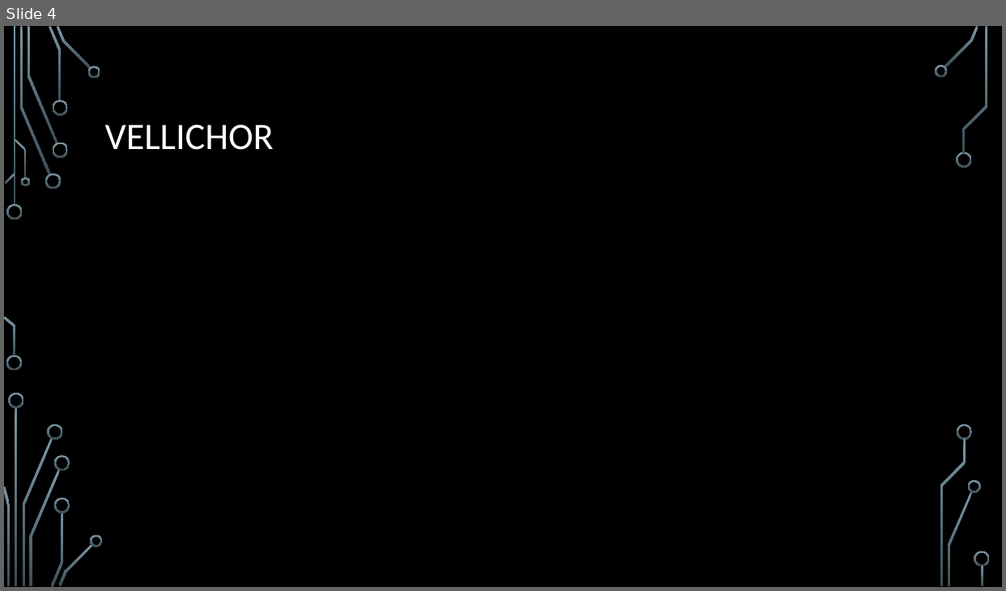
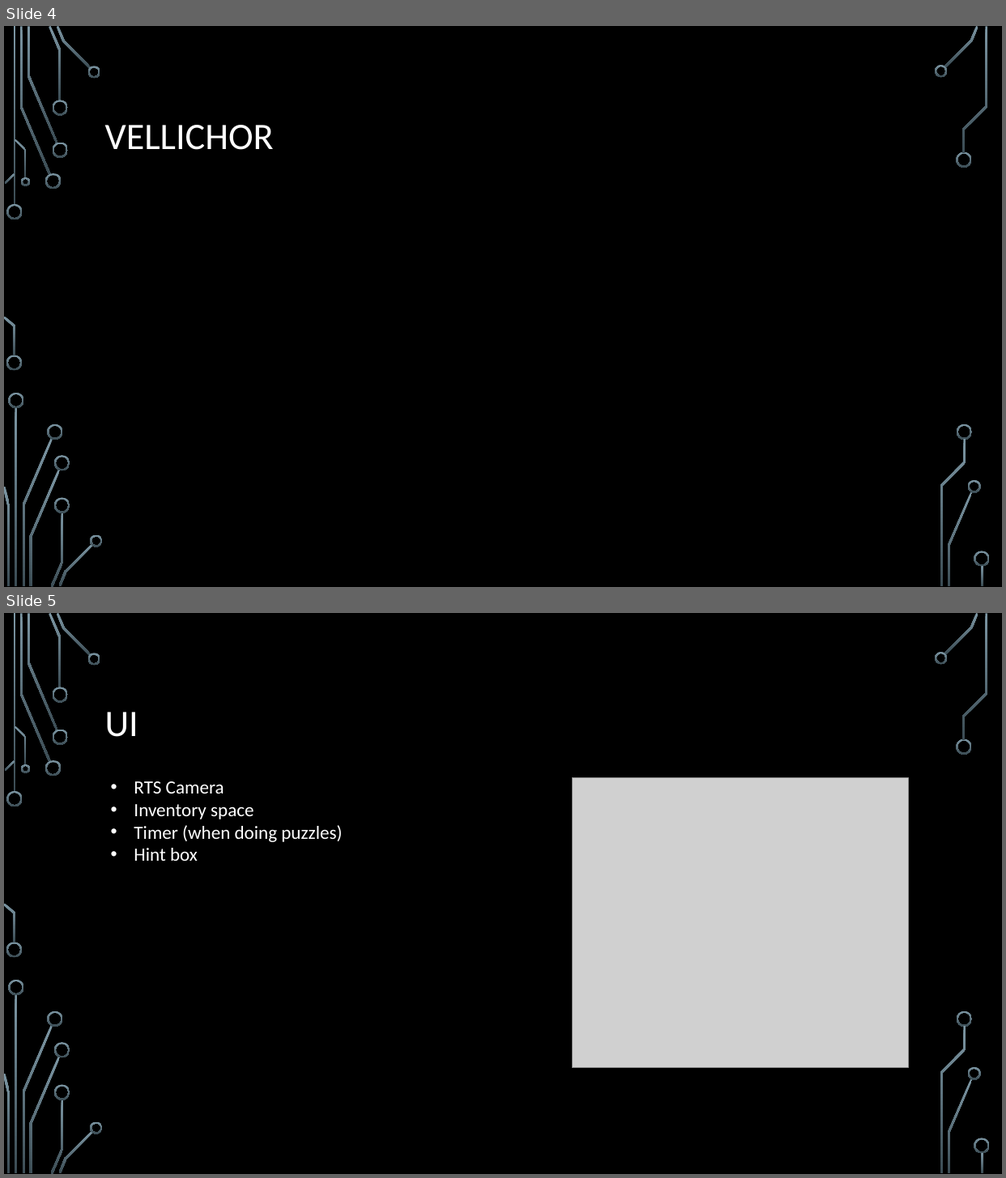
Before and after one commit to UoSGamesGroups/first-semester-l4-5-group-11, a slide deck: Presentations/L4-5-Group 11-First presentation.pptx. Shown one above the other, each under a label of ours: slide 4 before the commit, slides 4 and 5 after it. The pictures are 1006x591 and 1006x1178 pixels, drawn with LibreOffice and Linux fonts; fonts in the diff are those of the drawing; grey boxes stand for pictures; background and template pictures are left out. Boxes give left, top, right and bottom in pixels: in the first picture for what was removed or moved away, otherwise in the second. Text is boxed around its words. In the diff, an @@ line names an element or a change of style, - is before the commit and + after.

Commit message:
Updated presentation

```diff
--- a/Presentations/L4-5-Group 11-First presentation.pptx
+++ b/Presentations/L4-5-Group 11-First presentation.pptx
@@ slide 5 added at [4, 613, 1002, 1174], background picture (left out); not listed: 36 template elements that a slide beside it also shows @@
@@ title added at [105, 712, 138, 737], 36 pt, text #FFFFFF @@
+UI
@@ text added at [134, 781, 342, 861], 18 pt, text #FFFFFF @@
+• RTS Camera
+• Inventory space
+• Timer (when doing puzzles)
+• Hint box
@@ picture added at [572, 777, 908, 1067] @@
```
Also in this commit, not shown: 1 slide changed, 1 other slide added, 2 slides removed.
